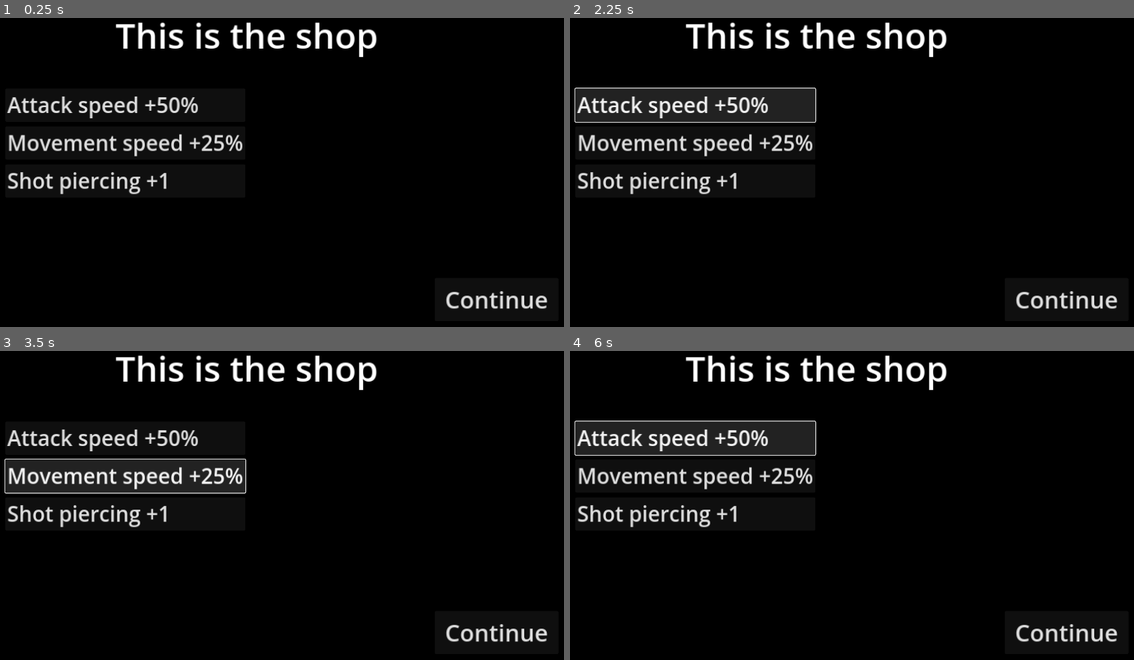
Above: before the commit, frames 1-4 (two rows, left to right).
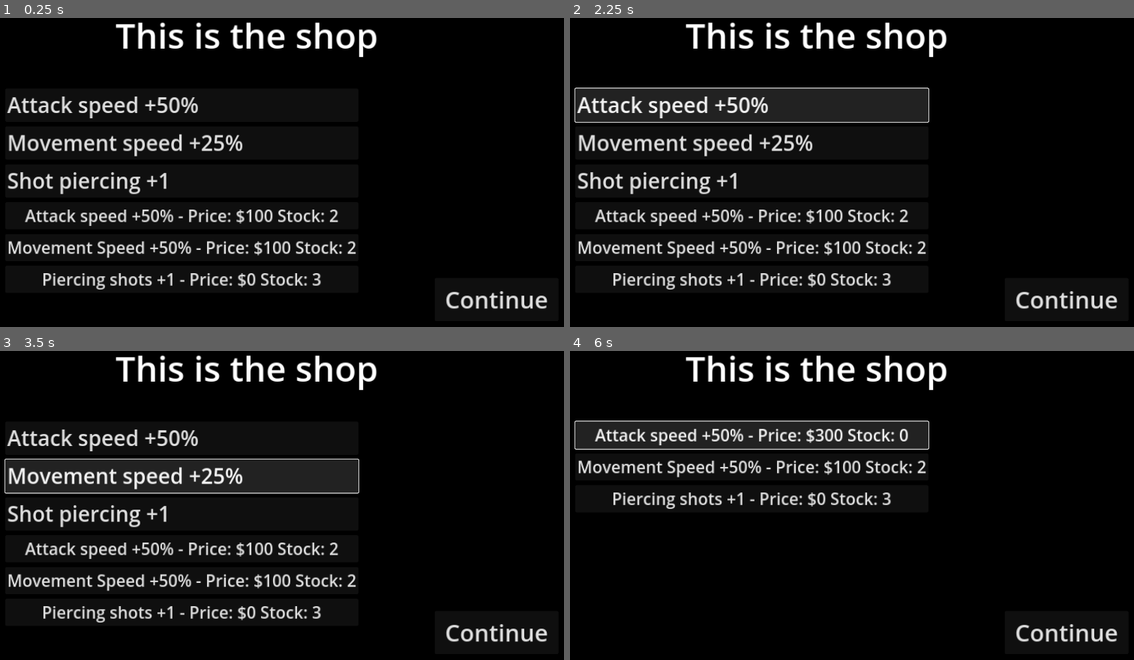
Above: after the commit, the same moments.

Repository: michael-j-coyne/space-defense
Game: Godot game, scene res://screens/shop.tscn
Two runs of this game, one before a commit and one after it. Both use one fixed random seed, a clock stepped at 60 frames per second and the inputs below. This scene is started directly instead of the project's main scene.
Inputs (mouse positions are in pixels of both pictures, inside the frame that each line leads up to):
- Up to frame 1 (0.25 s): no input
- Up to frame 2 (2.25 s): click "Continue" at 0.5 s; click "Continue" at 1.25 s; click "Attack speed +50%" at 2 s
- Up to frame 3 (3.5 s): click "Movement speed +25%" at 2.75 s
- Up to frame 4 (6 s): click "Shot piercing +1" at 3.5 s; click (750, 548) at 4.25 s, where only the run after the commit has a clickable "Attack speed +50% - Price: $1…"; click (750, 434) at 5 s, where only the run after the commit has a clickable "Attack speed +50% - Price: $2…"; click (750, 434) at 5.75 s, where only the run after the commit has a clickable "Attack speed +50% - Price: $3…"

The runs differ from the first frame. In frame 1, 3.6% of the frame differs, in the area x 1-64%, y 61-88%; in frame 2, 5.9%; in frame 3, 5.9%; in frame 4, 7.9%, in the area x 0-64%, y 22-58%.

Commit message:
First pass at implementing item shop

Diff:
--- a/screens/shop.gd
+++ b/screens/shop.gd
@@ -1,6 +1,65 @@
 class_name Shop extends Sprite2D
+
+var inventory = {
+	"attack_speed_upgrade": {
+		"display_text": "Attack speed +50%" ,"base_price": 100, "stock": 2, "max_stock": 2 },
+	"movement_speed_upgrade": {
+		"display_text": "Movement Speed +50%", "base_price": 100, "stock": 2, "max_stock": 2 },
+	"piercing_shot_upgrade": {
+		"display_text": "Piercing shots +1", "base_price": 300, "stock": 3, "max_stock": 2 }
+}
 
 signal continue_pressed
 
+func _ready() -> void:
+	populate_shop()
+
+func get_price(item_name):
+	if item_name in inventory:
+		var item = inventory[item_name]
+		var price = item["base_price"]
+		price *= (1 + (item["max_stock"] - item["stock"]))
+		return price
+	return 0
+
+func can_purchase(item_name, currency):
+	# We should grey-out items that we cannot purchase
+	if item_name in inventory and inventory[item_name]["stock"] > 0 and currency >= get_price(item_name):
+		return true
+	return false
+
+func purchase_item(item_name, currency):
+	if can_purchase(item_name, currency):
+		currency -= get_price(item_name)
+		inventory[item_name]["stock"] -= 1
+		# TODO: Add logic to give the item to the player
+		return true
+	return false
+
+func populate_shop():
+	for item in inventory.keys():
+		var item_button := Button.new()
+		var price = get_price(item)
+		item_button.text =  \
+			inventory[item]["display_text"] \
+			+ " - Price: $" + str(price) \
+			+ " Stock: " + str(inventory[item]["stock"])
+		item_button.pressed.connect(func(): _on_ItemButton_pressed(item)  )
+		item_button.add_theme_font_size_override("font_size", 35)
+		$GridContainer.add_child(item_button)
+
+func _on_ItemButton_pressed(item_name):
+	#var player = get_node("/path/to/player_node")
+	# TODO: actually use currency
+	var currency_amount = 10000
+	if purchase_item(item_name, currency_amount):
+		print("Purchase successful!")
+		for node in $GridContainer.get_children():
+			node.queue_free()
+		populate_shop()
+		# Update UI and player stats
+	else:
+		print("Cannot purchase item.")
+
 func _on_continue_pressed() -> void:
 	continue_pressed.emit()
